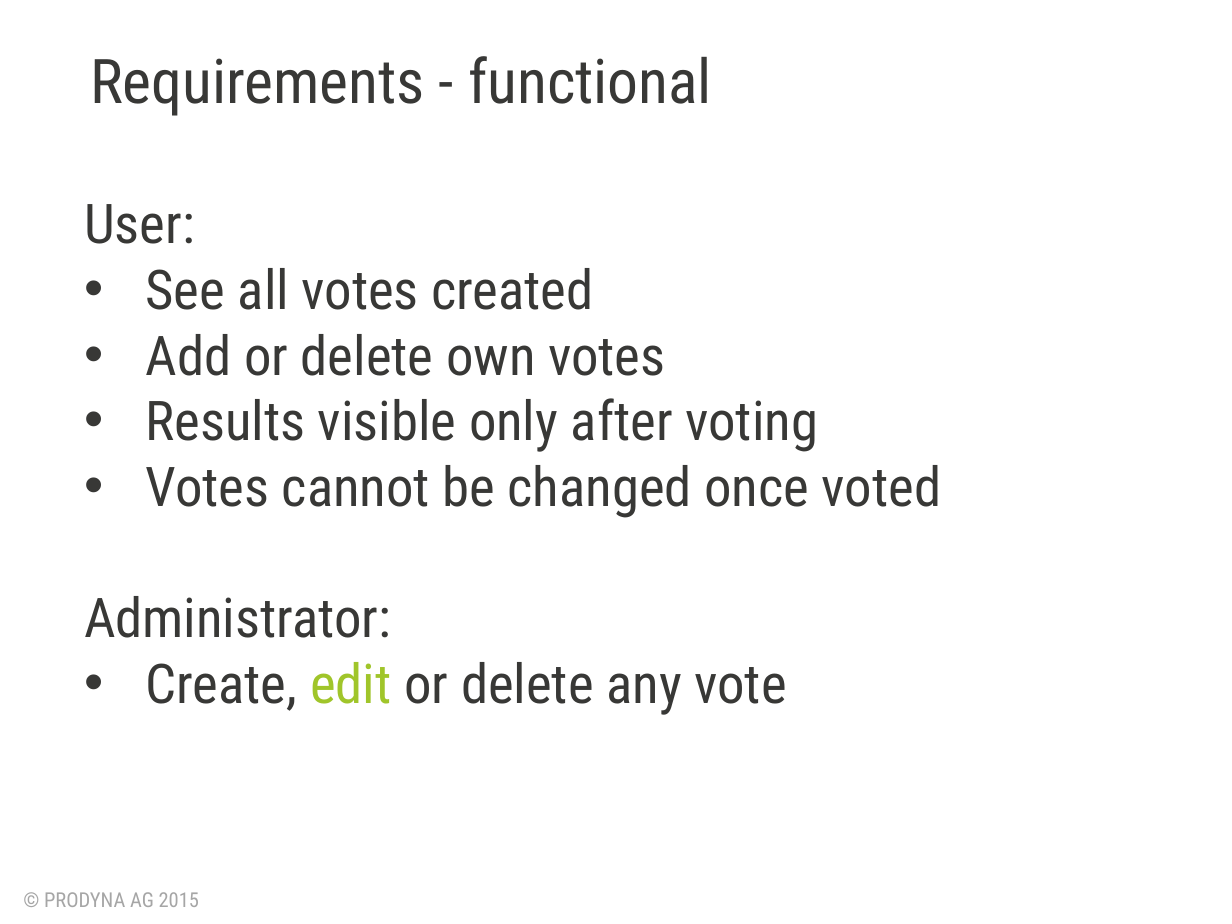
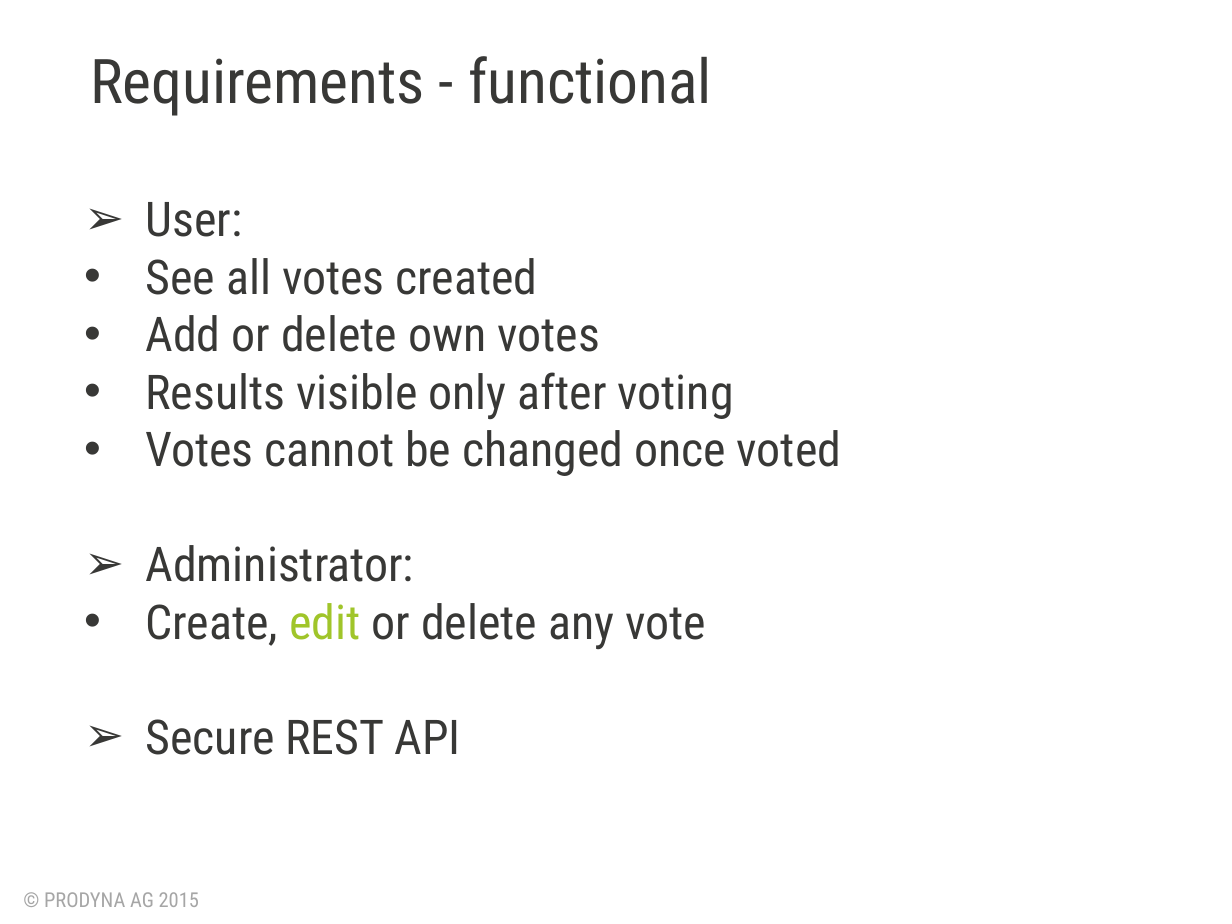
Before and after one commit to BGligorijevic/pac-slides, a slide deck: slide 4 of PAC-presentation.pptx (slide 5 before the commit). Drawn at 1232x924 pixels with LibreOffice and Linux fonts; fonts in the diff are those of the drawing; background and template pictures are left out. Boxes give left, top, right and bottom in pixels: in the first picture for what was removed or moved away, otherwise in the second. Text is boxed around its words. In the diff, an @@ line names an element or a change of style, - is before the commit and + after.

Commit message:
Added few slides

```diff
--- a/PAC-presentation.pptx
+++ b/PAC-presentation.pptx
@@ subtitle at [146,202,841,650]: size 32 to 28 pt; bullet none to ➢ @@
@@ subtitle at [146,719,460,755]: paragraph added @@
+➢ Secure REST API
```
Also in this commit, not shown: 1 other slide changed, 3 slides added, 12 slides removed, 1 other file.
